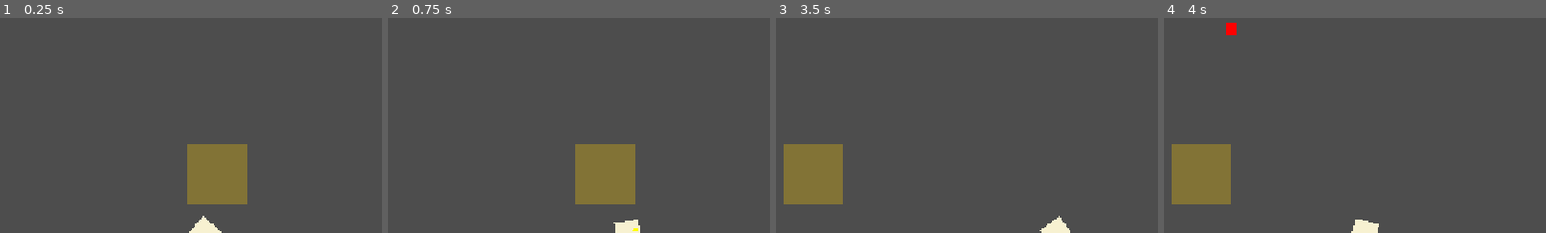
Above: before the commit, frames 1-4 (left to right).
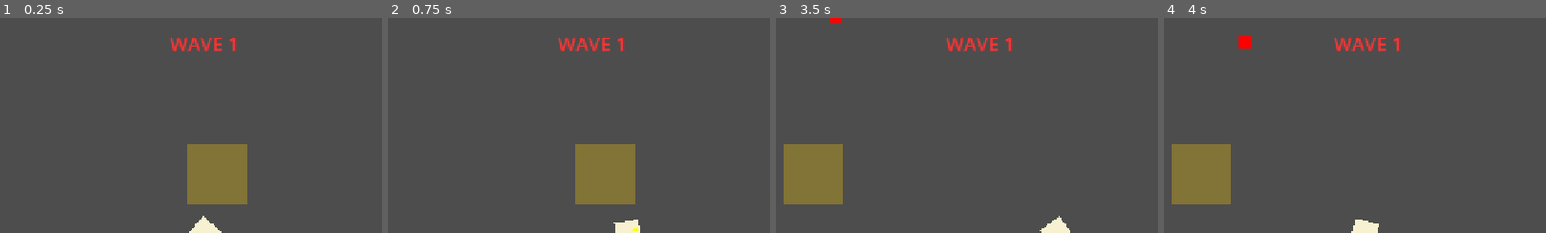
Above: after the commit, the same moments.

Repository: Usobanana/antigravity-prototype003
Game: Godot game, scene res://main.tscn
Same seed, same stepped clock (60 frames per second), same inputs: the game is played once before the commit and once after it. This scene is started directly instead of the project's main scene.
Inputs (mouse positions are % of the whole screen's width and height, from its top left):
- Up to frame 1 (0.25 s): no input
- Up to frame 2 (0.75 s): tap Enter at 0.5 s; move the mouse to (72, 45) at 0.52 s; hold Right (ui_right) from 0.53 s (still down); click (72, 45) at 0.67 s
- Up to frame 3 (3.5 s): release Right (ui_right) at 1.25 s; drag from (30, 55) to (66, 45) at 1.27 s; move the mouse to (60, 28) at 2.02 s; hold Right (ui_right) 2.03-2.75 s; click (60, 28) at 2.17 s; drag from (45, 70) to (46, 17) at 2.77 s
- Up to frame 4 (4 s): tap Space at 3.5 s; move the mouse to (80, 65) at 3.52 s; hold Left (ui_left) from 3.53 s (still down); click (80, 65) at 3.67 s
The pictures show only the part of the screen within x 23-73%, y 0-50%; the shares and areas given below are measured in that part.

The runs differ from the first frame. In frame 1, 0.6% of the frame differs, in the area x 44-62%, y 9-16%; in frame 2, 0.6%; in frame 3, 0.6%; in frame 4, 0.9%, in the area x 16-62%, y 2-16%.

Commit message:
feat: Implement Wave System and Enemy Variations

Diff:
--- a/Bullet.gd
+++ b/Bullet.gd
@@ -2,6 +2,7 @@
 
 var speed = 400.0
 var damage = 10
+var type = "normal" # normal, spread, piercing
 
 func _ready():
 	await get_tree().create_timer(3.0).timeout
@@ -22,7 +23,8 @@
 
 	if body.is_in_group("enemies"):
 		body.hit(damage)
-		queue_free()
+		if type != "piercing":
+			queue_free()
 	elif body.is_in_group("players"):
 		# PvPはなし？ありならここでhit
 		# 今回はなしとする
--- a/Enemy.gd
+++ b/Enemy.gd
@@ -1,65 +1,115 @@
 extends CharacterBody2D
 
-const SPEED = 100.0
+# サーバー側でのみ設定される基本パラメータ
+var SPEED = 100.0
+var MAX_HEALTH = 3
+var health = 3
+var enemy_type = "normal" # scout, tank, shooter
 
-# 同期する必要がある場合は @export var health = 3 などにして
-# MultiplayerSynchronizerに登録するが、今回はサーバー管理で十分
-var health = 3
+var shoot_cooldown = 0.0
+var shoot_interval = 2.0
 
 func _ready():
-	# サーバー権限を持つピアのみが計算を行う
 	set_physics_process(is_multiplayer_authority())
 
-func _physics_process(_delta):
-	# 最も近いプレイヤーを探す
+func initialize(type: String, wave_multiplier: float):
+	enemy_type = type
+	match type:
+		"scout":
+			SPEED = 150.0 + (wave_multiplier * 10)
+			MAX_HEALTH = max(1, int(1 * wave_multiplier))
+			# Visual size could be changed here, or via RPC to clients
+			rpc("update_visuals", type)
+		"tank":
+			SPEED = 50.0 + (wave_multiplier * 5)
+			MAX_HEALTH = max(10, int(20 * wave_multiplier))
+			rpc("update_visuals", type)
+		"shooter":
+			SPEED = 80.0 + (wave_multiplier * 5)
+			MAX_HEALTH = max(3, int(5 * wave_multiplier))
+			rpc("update_visuals", type)
+		_:
+			SPEED = 100.0 + (wave_multiplier * 10)
+			MAX_HEALTH = max(3, int(3 * wave_multiplier))
+
+	health = MAX_HEALTH
+
+@rpc("call_local")
+func update_visuals(type: String):
+	# クライアント側でも見た目を更新
+	var rect = $ColorRect
+	var col = $CollisionShape2D
+	if not rect or not col: return
+
+	match type:
+		"scout":
+			rect.color = Color(1.0, 0.5, 0.5) # 薄い赤
+			rect.size = Vector2(10, 10)
+			rect.position = Vector2(-5, -5)
+			col.shape.size = Vector2(10, 10)
+		"tank":
+			rect.color = Color(0.5, 0.0, 0.0) # 濃い赤（大きめ）
+			rect.size = Vector2(40, 40)
+			rect.position = Vector2(-20, -20)
+			col.shape.size = Vector2(40, 40)
+		"shooter":
+			rect.color = Color(1.0, 0.0, 1.0) # 紫
+			# サイズはデフォルト(20)
+
+func _physics_process(delta):
 	var target = _find_nearest_player()
 
 	if target:
-		# ターゲットに向かって移動
+		var distance = global_position.distance_to(target.global_position)
 		var direction = (target.global_position - global_position).normalized()
-		velocity = direction * SPEED
+
+		if enemy_type == "shooter" and distance < 250.0:
+			# Shooter: 距離を保つ
+			velocity = Vector2.ZERO
+			_process_shooting(target, direction, delta)
+		else:
+			# 通常・Scout・Tankの場合は突撃
+			velocity = direction * SPEED
+
 		move_and_slide()
 
-		# 衝突判定（攻撃）
+		# 衝突判定（接触攻撃）
 		for i in get_slide_collision_count():
 			var collision = get_slide_collision(i)
 			var collider = collision.get_collider()
 			if collider.is_in_group("players"):
 				if collider.has_method("hit"):
-					# サーバー権限で実行しているので直接呼ぶか、RPCで呼ぶ
-					# ここではRPC経由でダメージを与える
-					collider.rpc("hit", 10) # 10ダメージ
-
-					# 敵は特攻して消滅する（簡易的な攻撃表現）
+					collider.rpc("hit", 10)
 					queue_free()
 					break
 
+func _process_shooting(target, direction, delta):
+	if shoot_cooldown > 0:
+		shoot_cooldown -= delta
+		return
+
+	shoot_cooldown = shoot_interval
+	# メインシーンに敵用弾の発射を依頼
+	# 今回はBullet.tscnを流用し、「敵の弾」として扱う。弾のグループや衝突判定に依存。
+	get_node("/root/Main").fire_enemy_bullet(global_position, direction.angle(), 300.0, 10)
+
 func _find_nearest_player():
 	var players = get_tree().get_nodes_in_group("players")
-	var nearest_player = null
-	var min_distance = INF
+	var nearest = null
+	var min_dist = INF
 
-	for player in players:
-		var distance = global_position.distance_to(player.global_position)
-		if distance < min_distance:
-			min_distance = distance
-			nearest_player = player
+	for p in players:
+		var d = global_position.distance_to(p.global_position)
+		if d < min_dist:
+			min_dist = d
+			nearest = p
+	return nearest
 
-	return nearest_player
-
-# ダメージ処理（全クライアントで呼ばれるようにRPC化も可能だが、
-# 基本はサーバーで処理し、結果（消滅など）を同期する形が良い）
-# 今回はシンプルに any_peer から呼び出せるようにして、
-# サーバーで実行 -> 死亡処理 という流れにする
-@rpc("any_peer")
+@rpc("any_peer", "call_local")
 func hit(damage):
-	# サーバーのみが体力を管理・判定する
 	if not is_multiplayer_authority():
 		return
 
 	health -= damage
-	print("Enemy hit! HP:", health)
-
 	if health <= 0:
-		# サーバーでfreeすれば、Spawner経由で全クライアントから消える
 		queue_free()
--- /dev/null
+++ b/EnemyBullet.gd
@@ -0,0 +1,28 @@
+extends Area2D
+
+var speed = 300.0
+var damage = 10
+var type = "normal"
+
+func _ready():
+	await get_tree().create_timer(3.0).timeout
+	queue_free()
+
+func _physics_process(delta):
+	var direction = Vector2.RIGHT.rotated(rotation)
+	position += direction * speed * delta
+
+func _on_body_entered(body):
+	if not multiplayer.is_server():
+		return
+
+	if body.is_in_group("enemies"):
+		# 敵には当たらない
+		pass
+	elif body.is_in_group("players"):
+		if body.has_method("hit"):
+			body.rpc("hit", damage)
+		if type != "piercing":
+			queue_free()
+	else:
+		queue_free()
--- /dev/null
+++ b/EnemyBullet.tscn
@@ -0,0 +1,39 @@
+[gd_scene format=3 uid="uid://dyabgcrds7udk"]
+
+[ext_resource type="Script" path="res://EnemyBullet.gd" id="1_bullet"]
+
+[sub_resource type="RectangleShape2D" id="RectangleShape2D_bullet"]
+size = Vector2(10, 4)
+
+[sub_resource type="SceneReplicationConfig" id="SceneReplicationConfig_bullet"]
+properties/0/path = NodePath(".:position")
+properties/0/spawn = true
+properties/0/replication_mode = 0
+properties/1/path = NodePath(".:rotation")
+properties/1/spawn = true
+properties/1/replication_mode = 0
+
+[node name="EnemyBullet" type="Area2D"]
+collision_layer = 8
+collision_mask = 3
+script = ExtResource("1_bullet")
+
+[node name="ColorRect" type="ColorRect" parent="."]
+offset_top = -2.0
+offset_bottom = 2.0
+offset_right = 10.0
+color = Color(1, 0, 1, 1)
+
+[node name="CollisionShape2D" type="CollisionShape2D" parent="."]
+position = Vector2(5, 0)
+shape = SubResource("RectangleShape2D_bullet")
+
+[node name="VisibleOnScreenNotifier2D" type="VisibleOnScreenNotifier2D" parent="."]
+position = Vector2(5, 0)
+scale = Vector2(0.5, 0.2)
+rect = Rect2(0, -10, 10, 20)
+
+[node name="MultiplayerSynchronizer" type="MultiplayerSynchronizer" parent="."]
+replication_config = SubResource("SceneReplicationConfig_bullet")
+
+[connection signal="body_entered" from="." to="." method="_on_body_entered"]
--- a/PlayerDataManager.gd
+++ b/PlayerDataManager.gd
@@ -13,6 +13,7 @@
 		"max_ammo": 12,
 		"reload_time": 1.5,
 		"icon_color": Color(0.6, 0.6, 0.6), # Grey
+		"type": "normal",
 		"description": "Standard issue sidearm."
 	},
 	"smg": {
@@ -24,7 +25,44 @@
 		"max_ammo": 30,
 		"reload_time": 2.5,
 		"icon_color": Color(0.2, 0.2, 0.8), # Blue
+		"type": "normal",
 		"description": "High rate of fire, low damage."
+	},
+	"shotgun": {
+		"name": "Shotgun",
+		"damage": 15,
+		"fire_rate": 0.8,
+		"bullet_speed": 350.0,
+		"weight": 6.0,
+		"max_ammo": 2,
+		"reload_time": 3.0,
+		"icon_color": Color(0.8, 0.4, 0.0), # Orange/Brown
+		"type": "spread",
+		"description": "Fires 5 pellets in a spread. Deadly at close range."
+	},
+	"sniper": {
+		"name": "Sniper Rifle",
+		"damage": 50,
+		"fire_rate": 1.5,
+		"bullet_speed": 1000.0,
+		"weight": 5.0,
+		"max_ammo": 1,
+		"reload_time": 3.0,
+		"icon_color": Color(0.1, 0.6, 0.1), # Dark Green
+		"type": "piercing",
+		"description": "High-velocity piercing rounds."
+	},
+	"light_smg": {
+		"name": "Light SMG",
+		"damage": 4,
+		"fire_rate": 0.08,
+		"bullet_speed": 450.0,
+		"weight": 0.5,
+		"max_ammo": 30,
+		"reload_time": 1.8,
+		"icon_color": Color(0.4, 0.8, 0.9), # Light Blue
+		"type": "normal",
+		"description": "Low damage, extremely light weight."
 	}
 }
 
@@ -33,7 +71,7 @@
 	"materials": 0,
 	"max_weight_level": 0,
 	"hp_level": 0,
-	"weapons_unlocked": ["pistol"],
+	"weapons_unlocked": ["pistol", "smg", "shotgun", "sniper", "light_smg"],
 	"equipped_weapon": "pistol"
 }
 
@@ -67,8 +105,18 @@
 		var json = JSON.new()
 		var parse_result = json.parse(json_str)
 		if parse_result == OK:
-			data = json.data
-			print("Data loaded:", data)
+			# 既存セーブデータとデフォルトデータのマージ
+			for key in data.keys():
+				if json.data.has(key):
+					# weapons_unlockedの場合は配列をマージ（重複排除）
+					if key == "weapons_unlocked":
+						for w in json.data[key]:
+							if not w in data[key]:
+								data[key].append(w)
+					else:
+						data[key] = json.data[key]
+
+			print("Data loaded and merged:", data)
 		else:
 			print("JSON Parse Error: ", json.get_error_message())
 
--- a/UI.tscn
+++ b/UI.tscn
@@ -50,6 +50,19 @@
 offset_bottom = 76.0
 theme_override_colors/font_color = Color(0.8, 0.8, 0.8, 1)
 text = "Weight: 0 / 10"
+
+[node name="WaveLabel" type="Label" parent="."]
+anchors_preset = 5
+anchor_left = 0.5
+anchor_right = 0.5
+offset_left = -150.0
+offset_top = 20.0
+offset_right = 150.0
+offset_bottom = 60.0
+grow_horizontal = 2
+theme_override_font_sizes/font_size = 32
+text = "WAVE 1"
+horizontal_alignment = 1
 
 [node name="LeftStick" parent="." instance=ExtResource("1_joystick")]
 anchors_preset = 2
--- a/main.gd
+++ b/main.gd
@@ -5,24 +5,40 @@
 # プレイヤーの設計図を読み込んでおく
 @export var player_scene: PackedScene = preload("res://Player.tscn")
 @export var bullet_scene: PackedScene = preload("res://Bullet.tscn")
+@export var enemy_bullet_scene: PackedScene = preload("res://EnemyBullet.tscn")
 @export var enemy_scene: PackedScene = preload("res://Enemy.tscn")
 @export var item_scene: PackedScene = preload("res://Item.tscn")
 
+# ウェーブ管理
+enum WaveState { WAVE, INTERVAL }
+var current_state = WaveState.WAVE
+var current_wave = 1
+var wave_timer: Timer
+var enemy_timer: Timer
+var item_timer: Timer
+
 func _ready():
 	print("Main Scene Started")
 
 	# ホストの場合のみ、ゲーム初期化処理
 	if multiplayer.is_server():
+		# ウェーブ管理タイマー
+		wave_timer = Timer.new()
+		wave_timer.autostart = false
+		wave_timer.one_shot = true
+		wave_timer.timeout.connect(_on_wave_timer_timeout)
+		add_child(wave_timer)
+
 		# 敵・アイテム生成タイマー開始
-		var enemy_timer = Timer.new()
+		enemy_timer = Timer.new()
 		enemy_timer.wait_time = 3.0
-		enemy_timer.autostart = true
+		enemy_timer.autostart = false
 		enemy_timer.timeout.connect(_on_enemy_spawn_timer_timeout)
 		add_child(enemy_timer)
 
-		var item_timer = Timer.new()
+		item_timer = Timer.new()
 		item_timer.wait_time = 2.0
-		item_timer.autostart = true
+		item_timer.autostart = false
 		item_timer.timeout.connect(_on_item_spawn_timer_timeout)
 		add_child(item_timer)
 
@@ -53,6 +69,10 @@
 		print("All players ready. Spawning...")
 		_spawn_initial_players()
 
+		# ホストのみウェーブ開始
+		if multiplayer.is_server():
+			_start_wave(1)
+
 func _spawn_initial_players():
 	_spawn_player(1)
 	for id in multiplayer.get_peers():
@@ -86,23 +106,113 @@
 		get_node(str(id)).queue_free()
 
 func _on_enemy_spawn_timer_timeout():
-	_spawn_enemy()
+	if current_state == WaveState.WAVE:
+		_spawn_enemy()
+
+# --- Wave System Logic ---
+
+func _start_wave(wave_num):
+	current_wave = wave_num
+	current_state = WaveState.WAVE
+
+	# ウェーブ進行による難易度上昇
+	# 敵の出現間隔を短くする（最小1.0秒）
+	enemy_timer.wait_time = max(1.0, 3.0 - (wave_num * 0.2))
+	enemy_timer.start()
+	item_timer.start()
+
+	# ウェーブ期間: 60秒
+	wave_timer.wait_time = 60.0
+	wave_timer.start()
+
+	# 全員にUI更新を通知
+	rpc("update_wave_ui", current_state, current_wave, 60.0)
+	print("Started WAVE ", current_wave)
+
+func _start_interval():
+	current_state = WaveState.INTERVAL
+
+	# インターバル中は敵が出ない
+	enemy_timer.stop()
+	# アイテムは出るようにするかどうかは自由だが、今回は少しだけ出やすくする等でも良い。
+	# そのまましておく。
+
+	# インターバル期間: 20秒
+	wave_timer.wait_time = 20.0
+	wave_timer.start()
+
+	# 全員にUI更新を通知
+	rpc("update_wave_ui", current_state, current_wave, 20.0)
+	print("Started INTERVAL after WAVE ", current_wave)
+
+func _on_wave_timer_timeout():
+	if current_state == WaveState.WAVE:
+		_start_interval()
+	else:
+		_start_wave(current_wave + 1)
+
+@rpc("call_local")
+func update_wave_ui(state, wave_num, duration):
+	var ui_node = get_tree().current_scene.get_node_or_null("UI")
+	if not ui_node: return
+	var wave_label = ui_node.get_node_or_null("WaveLabel")
+	if not wave_label: return
+
+	if state == WaveState.WAVE:
+		wave_label.text = "WAVE " + str(wave_num)
+		wave_label.modulate = Color(1, 0.2, 0.2) # Red-ish for combat
+	else:
+		wave_label.text = "INTERVAL - NEXT: WAVE " + str(wave_num + 1)
+		wave_label.modulate = Color(0.2, 1, 0.2) # Green-ish for safe time
+
+	# （オプション）残り時間を表示したい場合は _process で wave_timer.time_left を使う仕組みが必要。
+	# ここでは簡易的にフェーズ切り替え時にラベルが変わるだけにする。
+
+# -----------------------------
 
 func _spawn_enemy():
 	var enemy = enemy_scene.instantiate()
 	var screen_size = Vector2(1152, 648) # 簡易
 	enemy.global_position = Vector2(randf() * screen_size.x, randf() * screen_size.y)
+
+	# ウェーブ進行による種類とステータスの決定
+	var wave_multiplier = 1.0 + ((current_wave - 1) * 0.2)
+	var type = "normal"
+
+	var r = randf()
+	if current_wave >= 3 and r < 0.15:
+		type = "tank"
+	elif current_wave >= 2 and r < 0.35:
+		type = "shooter"
+	elif r < 0.5:
+		type = "scout"
+
+	enemy.initialize(type, wave_multiplier)
 	$Enemies.add_child(enemy, true)
 
-# 弾を発射する関数
+# 敵の弾を発射する関数
+@rpc("any_peer", "call_local")
+func fire_enemy_bullet(pos, rot, speed=300.0, damage=10):
+	# サーバーのみが発射を許可（Enemy.gdはサーバーで動いているため）
+	if not multiplayer.is_server(): return
+
+	var bullet = enemy_bullet_scene.instantiate()
+	bullet.global_position = pos
+	bullet.rotation = rot
+	bullet.speed = speed
+	bullet.damage = damage
+	$Projectiles.add_child(bullet, true)
+
 # 弾を発射する関数
 @rpc("any_peer", "call_local")
-func fire_bullet(pos, rot, speed=400.0, damage=10):
+func fire_bullet(pos, rot, speed=400.0, damage=10, type="normal"):
 	var bullet = bullet_scene.instantiate()
 	bullet.global_position = pos
 	bullet.rotation = rot
 	bullet.speed = speed
 	bullet.damage = damage
+	if "type" in bullet:
+		bullet.type = type
 	$Projectiles.add_child(bullet, true)
 
 	# Base納品処理
@@ -164,6 +274,10 @@
 		item = weapon_box_scene.instantiate()
 	else:
 		item = item_scene.instantiate()
+		# ウェーブ進行に応じてスクラップ（アイテム）の価値を上げる
+		# 基本score 100, ウェーブごとに+50。weightも少しずつ増やす(リスク増)
+		item.score = 100 + ((current_wave - 1) * 50)
+		item.weight = 1.0 + ((current_wave - 1) * 0.2)
 
 	var screen_size = Vector2(1152, 648)
 	item.position = Vector2(randf_range(50, screen_size.x - 50), randf_range(50, screen_size.y - 50))
--- a/player.gd
+++ b/player.gd
@@ -30,6 +30,7 @@
 var bullet_speed = 400.0
 var weapon_damage = 10
 var weapon_weight = 0.0
+var weapon_type = "normal" # normal, spread, piercing
 
 # 弾薬・リロード
 var max_ammo = 12
@@ -57,6 +58,7 @@
 		bullet_speed = weapon_stats.get("bullet_speed", 400.0)
 		weapon_damage = weapon_stats.get("damage", 10)
 		weapon_weight = weapon_stats.get("weight", 0.0)
+		weapon_type = weapon_stats.get("type", "normal")
 
 		max_ammo = weapon_stats.get("max_ammo", 12)
 		reload_time = weapon_stats.get("reload_time", 1.5)
@@ -228,10 +230,25 @@
 
 	_fire_cooldown = fire_rate
 
-	if multiplayer.is_server():
-		get_node("/root/Main").fire_bullet(global_position, rotation, bullet_speed, weapon_damage)
+	if weapon_type == "spread":
+		# ショットガン：5発散弾
+		var pellet_count = 5
+		var spread_angle = deg_to_rad(30.0) # 全体の広がり角度(30度)
+		var start_angle = rotation - (spread_angle / 2.0)
+		var angle_step = spread_angle / float(pellet_count - 1)
+
+		for i in range(pellet_count):
+			var current_angle = start_angle + (angle_step * i)
+			if multiplayer.is_server():
+				get_node("/root/Main").fire_bullet(global_position, current_angle, bullet_speed, weapon_damage, weapon_type)
+			else:
+				get_node("/root/Main").rpc_id(1, "fire_bullet", global_position, current_angle, bullet_speed, weapon_damage, weapon_type)
 	else:
-		get_node("/root/Main").rpc_id(1, "fire_bullet", global_position, rotation, bullet_speed, weapon_damage)
+		# 通常 / 貫通
+		if multiplayer.is_server():
+			get_node("/root/Main").fire_bullet(global_position, rotation, bullet_speed, weapon_damage, weapon_type)
+		else:
+			get_node("/root/Main").rpc_id(1, "fire_bullet", global_position, rotation, bullet_speed, weapon_damage, weapon_type)
 
 	if current_ammo <= 0:
 		start_reload()
Not shown, added: EnemyBullet.gd.uid
